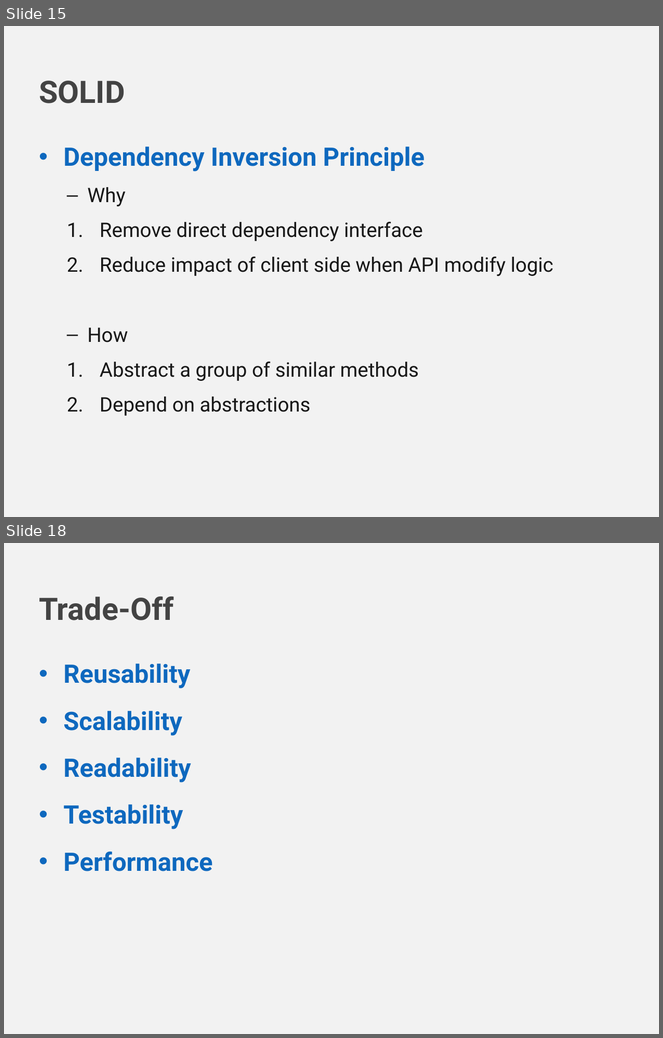
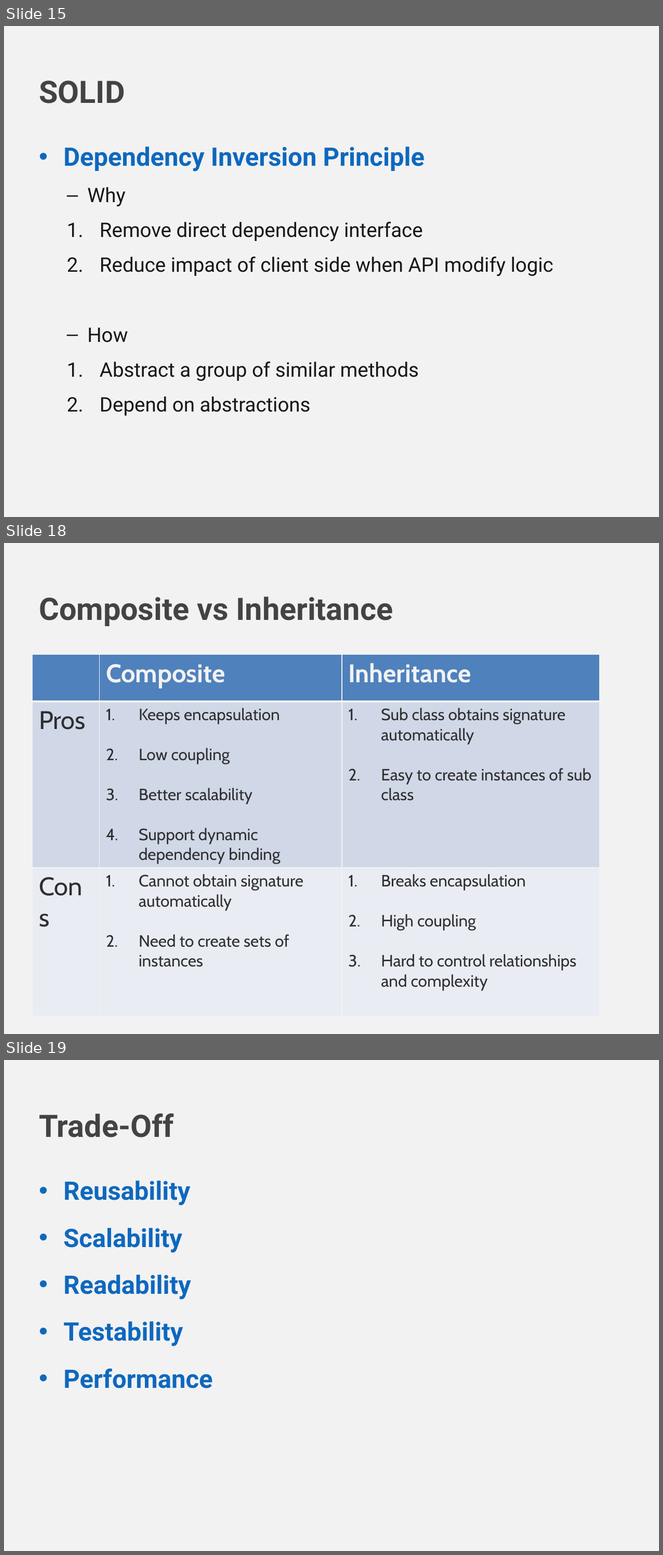
Before and after one commit to bagamoon/OOP-Training-1, a slide deck: OOP_Brett.pptx. Shown one above the other, each under a label of ours: slides 15 and 18 before the commit, slides 15, 18 and 19 after it; the slides between them are not shown. The pictures are 663x1038 and 663x1555 pixels, drawn with LibreOffice and Linux fonts; fonts in the diff are those of the drawing; background and template pictures are left out. Boxes give left, top, right and bottom in pixels: in the first picture for what was removed or moved away, otherwise in the second. Text is boxed around its words. In the diff, an @@ line names an element or a change of style, - is before the commit and + after.

Commit message:
add IoC and Composite vs Inheritance samples, update pptx

```diff
--- a/OOP_Brett.pptx
+++ b/OOP_Brett.pptx
@@ slide 18 added at <box>4,543,659,1034</box>, background picture (left out) @@
@@ title added at <box>39,597,393,626</box>, 34 pt, text #434343, bold @@
+Composite vs Inheritance
@@ table added at <box>32,654,599,1012</box>, 3 rows, 3 columns @@
+ | Composite | Inheritance
+Pros | Keeps encapsulation / Low coupling / Better scalability / Support dynamic dependency binding | Sub class obtains signature automatically / Easy to create instances of sub class
+Cons | Cannot obtain signature automatically / Need to create sets of instances | Breaks encapsulation / High coupling / Hard to control relationships and complexity
@@ what was slide 18 is now slide 19 @@
```
Also in this commit, not shown: 3 slides changed, 10 other files.
